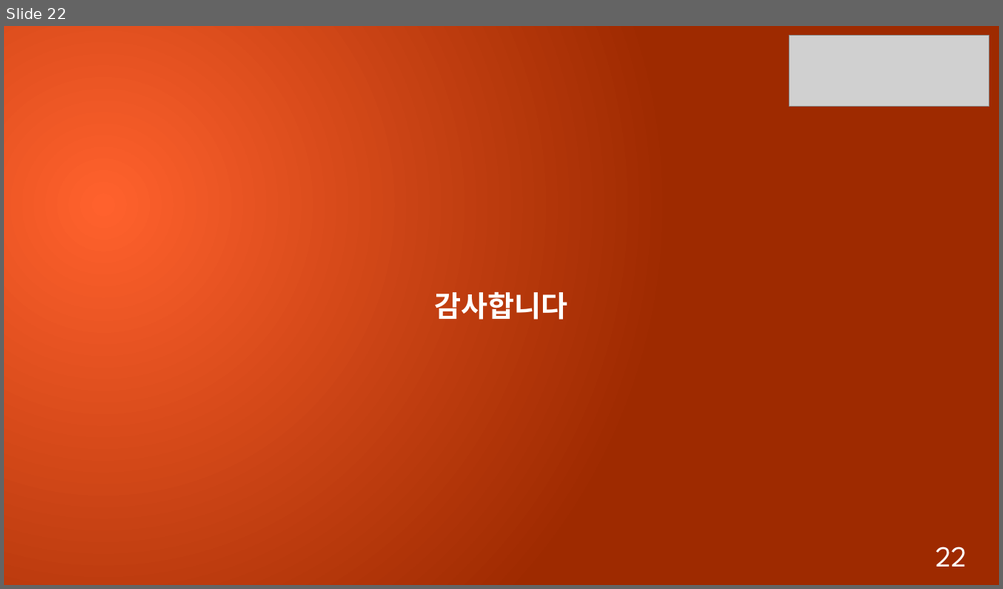
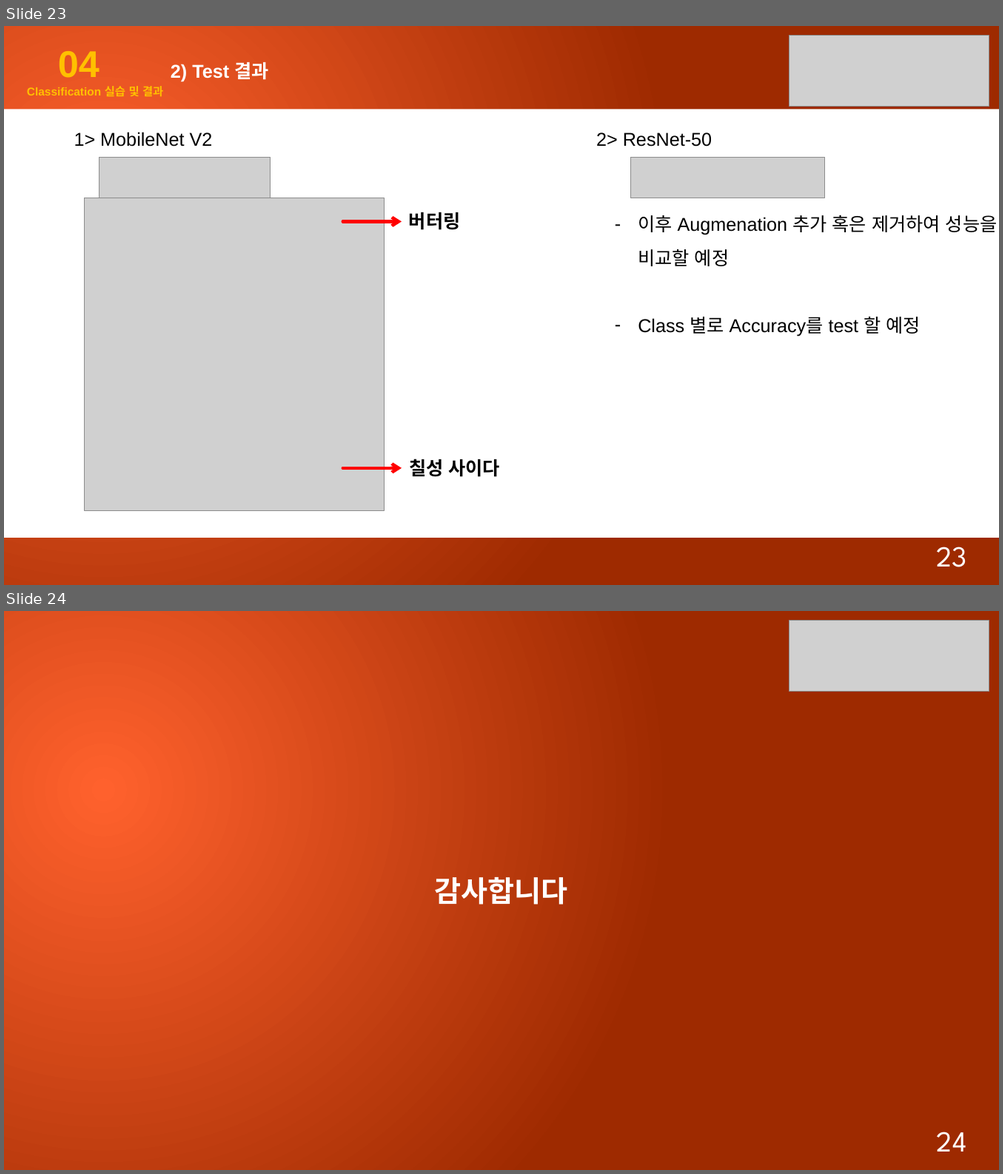
Before and after one commit to star6973/unmanned-payment-system, a slide deck: PPT/KwonHH/RODEO_Replay for Online Object Detection(3).pptx. Shown one above the other, each under a label of ours: slide 22 before the commit, slides 23 and 24 after it. The pictures are 1003x589 and 1003x1174 pixels, drawn with LibreOffice and Linux fonts; fonts in the diff are those of the drawing; grey boxes stand for pictures. Boxes give left, top, right and bottom in pixels: in the first picture for what was removed or moved away, otherwise in the second. Text is boxed around its words. In the diff, an @@ line names an element or a change of style, - is before the commit and + after.

```diff
--- a/PPT/KwonHH/RODEO_Replay for Online Object Detection(3).pptx
+++ b/PPT/KwonHH/RODEO_Replay for Online Object Detection(3).pptx
@@ slide 23 added at (x1=4, y1=26, x2=999, y2=585), background gradient #FF622E to #9E2A00 @@
@@ picture added at (x1=790, y1=36, x2=990, y2=107) @@
@@ text added at (x1=27, y1=51, x2=163, y2=96), 11 pt, text #FFC000, bold @@
+04
+Classification 실습 및 결과
@@ text added at (x1=170, y1=62, x2=268, y2=82), 18 pt, text #FFFFFF, bold @@
+2) Test 결과
@@ rectangle added at (x1=4, y1=110, x2=999, y2=539), fill #FFFFFF @@
@@ text added at (x1=74, y1=132, x2=711, y2=147), 18 pt, text #000000 @@
+1> MobileNet V2 2> ResNet-50
@@ picture added at (x1=99, y1=157, x2=270, y2=198) @@
@@ picture added at (x1=631, y1=157, x2=825, y2=198) @@
@@ picture added at (x1=85, y1=198, x2=384, y2=511) @@
@@ arrow added from (343, 221) to (401, 221), #FF0000 3 pt @@
@@ text added at (x1=409, y1=212, x2=461, y2=230), 18 pt, text #000000, bold @@
+버터링
@@ text added at (x1=637, y1=215, x2=997, y2=336), 18 pt, text #000000 @@
+– 이후 Augmenation 추가 혹은 제거하여 성능을 비교할 예정
+– Class 별로 Accuracy를 test 할 예정
@@ arrow added from (343, 469) to (401, 469), #FF0000 3 pt @@
@@ text added at (x1=409, y1=459, x2=501, y2=477), 18 pt, text #000000, bold @@
+칠성 사이다
@@ page number added at (x1=936, y1=537, x2=966, y2=568), 28 pt, text #FFFFFF @@
+23
@@ what was slide 22 is now slide 24 @@
@@ page number at (x1=936, y1=1132, x2=966, y2=1152): text changed @@
-22
+24
```
Also in this commit, not shown: 1 slide changed, 2 other slides added, 1 slide removed.
